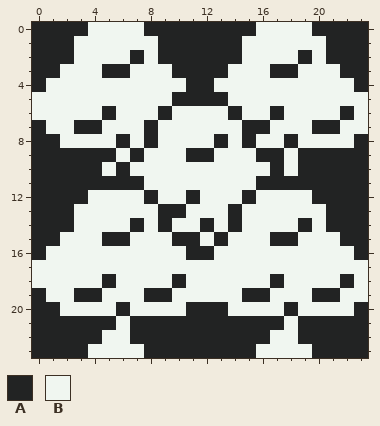
Edited in one commit: pixel-art file (raw/terrain/forest_single.aseprite). The picture above was drawn from the file before the commit.
24x24 pixels, 1 frame.
Visible layers, top first: "Layer 3", "Layer 2", "Layer 1", "Background".
Palette (. is transparent): A #222323  B #f0f6f0
Pixels before, first column x 0:
 0 AAAABBBBAAAAAAAABBBBAAAA
 1 AAABBBBBBAAAAAABBBBBBAAA
 2 AAABBBBABAAAAAABBBBABAAA
 3 AABBBAABBBAAAABBBAABBBAA
 4 ABBBBBBBBBBAABBBBBBBBBBA
 5 BBBBBBBBBBAAAABBBBBBBBBB
 6 BBBBBABBBABBBBABBABBBBAB
 7 ABBAABBBABBBBBBAABBBAABB
 8 AABBBBABABBBBABABBABBBBA
 9 AAAAAABABBBAABBBAABAAAAA
10 AAAAABABBBBBBBBBBABAAAAA
11 AAAAAAAABBBBBBBBAAAAAAAA
12 AAAABBBBABBABBBABBBBAAAA
13 AAABBBBBBAABBBABBBBBBAAA
14 AAABBBBABABBABABBBBABAAA
15 AABBBAABBBAABABBBAABBBAA
16 ABBBBBBBBBBAABBBBBBBBBBA
17 BBBBBBBBBBBBBBBBBBBBBBBB
18 BBBBBABBBBABBBBBBABBBBAB
19 ABBAABBBAABBBBBAABBBAABB
20 AABBBBABBBBAAABBBBABBBBA
21 AAAAAABAAAAAAAAAAABAAAAA
22 AAAAABBAAAAAAAAAABBAAAAA
23 AAAABBBBAAAAAAAABBBBAAAA
After the commit:
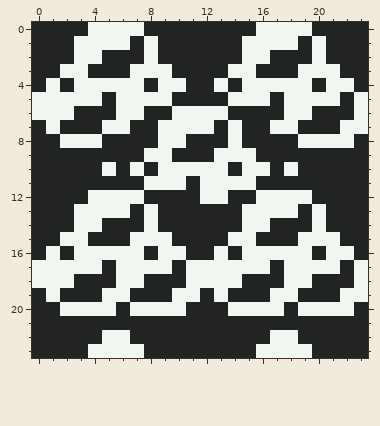
The edit:
Layers "Layer 3", "Layer 2", "Layer 1":
Colour A replaces colour B in row 1 at x 7 and 19; in row 2 at x 5 to 6 and 17 to 18; in row 3 at x 4 and 16; in row 4 at x 2, 8, 14 and 20; in row 5 at x 5, 17 and 22; in row 6 at x 3 to 4, 8, 15 to 16 and 20 to 21.
Colour A replaces colour B in row 7 at x 2, 7, 13 and 19; in row 8 at x 5, 7, 11 to 12 and 16 to 17; in row 9 at x 6, 10 and 18; in row 10 at x 8 and 14; in row 11 at x 11; in row 12 at x 9 to 10 and 14.
Colour A replaces colour B in row 13 at x 7, 11 to 13 and 19; in row 14 at x 5 to 6, 10 to 11, 13 and 17 to 18; in row 15 at x 4, 12 and 16; in row 16 at x 2, 8, 14 and 20; in row 17 at x 5, 10, 17 and 22; in row 18 at x 3 to 4, 8 to 9, 15 to 16 and 20 to 21.
Colour A replaces colour B in row 19 at x 2, 7, 12, 14 and 19; in row 21 at x 6 and 18.
Pixel boxes of the changes (left, top, right, bottom) in both pictures:
changed: (60, 36, 354, 330)
